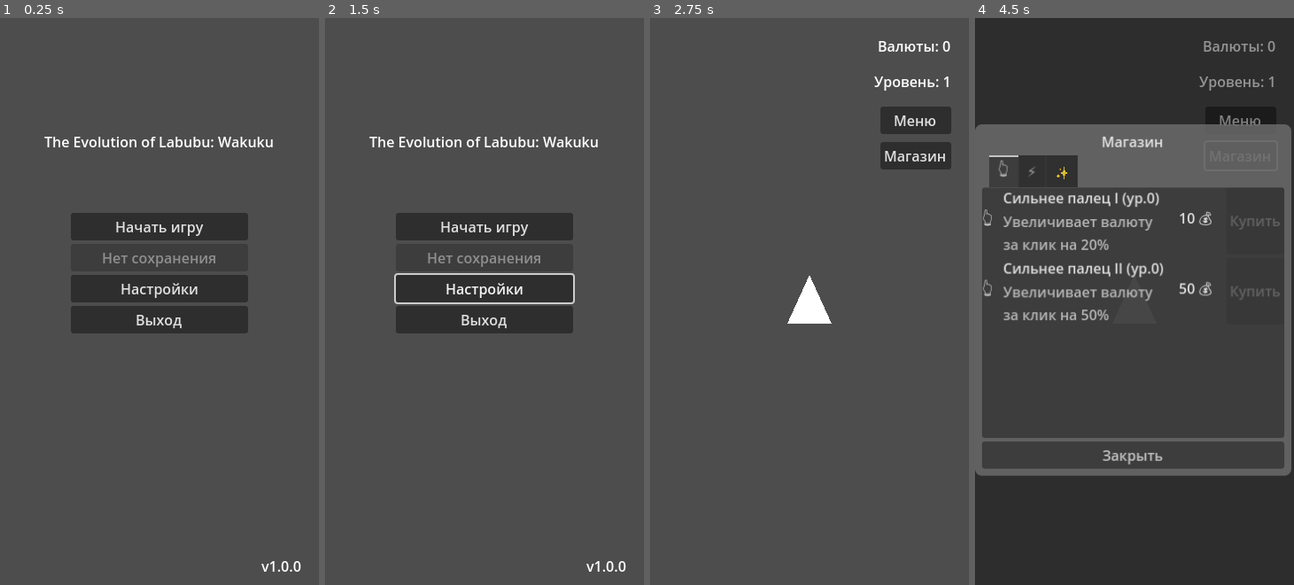
Above: before the commit, frames 1-4 (left to right).
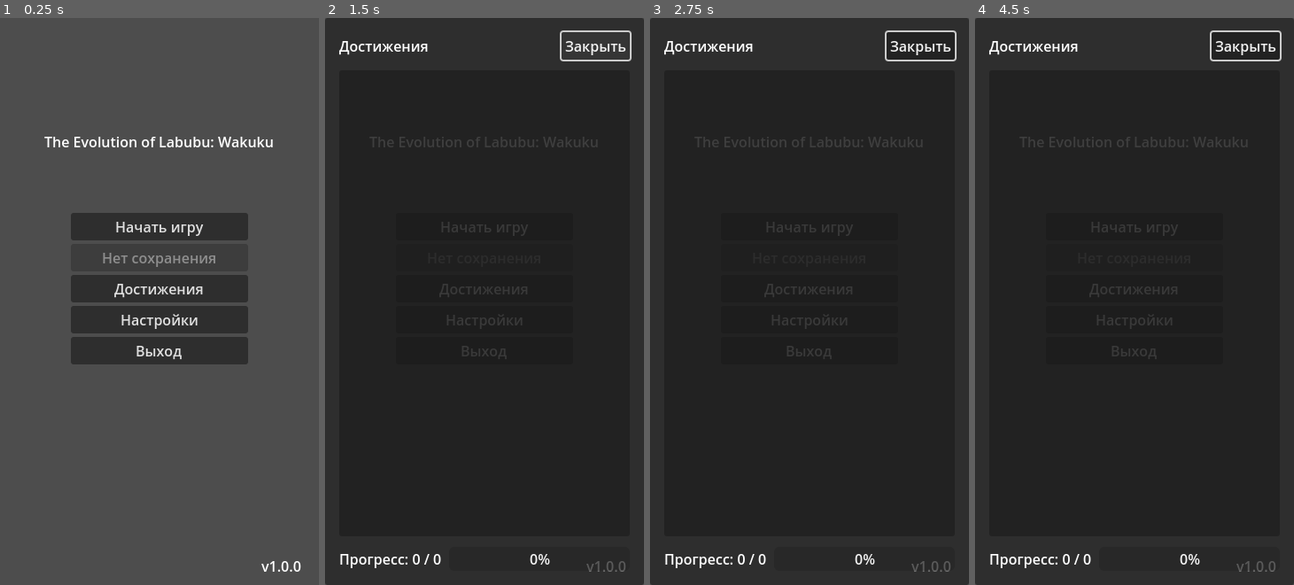
Above: after the commit, the same moments.

Repository: Common-ka/the-evolution-of-Labubu-Wakuku
Game: Godot game, scene res://scenes/main/main_menu.tscn
Same seed, same stepped clock (60 frames per second), same inputs: the game is played once before the commit and once after it.
Inputs (mouse positions are in pixels of both pictures, inside the frame that each line leads up to):
- Up to frame 1 (0.25 s): no input
- Up to frame 2 (1.5 s): click (484, 290) at 0.5 s, where only the run after the commit has a clickable "Достижения"; click (596, 46) at 1.25 s, where only the run after the commit has a clickable "Закрыть"
- Up to frame 3 (2.75 s): click "Начать игру" at 2 s
- Up to frame 4 (4.5 s): click (1239, 120) at 2.75 s, where only the run before the commit has a clickable "Меню"; click "Начать игру" at 3.5 s; click (1239, 154) at 4.25 s, where only the run before the commit has a clickable "Магазин"

The runs differ from the first frame. In frame 1, 3.3% of the frame differs, in the area x 22-78%, y 46-62%; in frame 2, 92%; in frame 3, 97%, in the area x 0-100%, y 0-100%; in frame 4, 56%.
Error after the commit: Parse Error: Unexpected "?" in source. If you want a ternary operator, use "truthy_value if true_condition else falsy_value". (res://scripts/ui/achievement_pan…

Commit message:
feat(ui): add AchievementPanel scene and script; add Achievements button in Main Menu and hook it to open panel

Diff:
--- a/scenes/main/main_menu.tscn
+++ b/scenes/main/main_menu.tscn
@@ -54,6 +54,10 @@
 layout_mode = 2
 text = "Продолжить"
 
+[node name="AchievementsButton" type="Button" parent="ButtonsContainer"]
+layout_mode = 2
+text = "Достижения"
+
 [node name="SettingsButton" type="Button" parent="ButtonsContainer"]
 layout_mode = 2
 text = "Настройки"
--- /dev/null
+++ b/scenes/ui/achievement_panel.tscn
@@ -0,0 +1,69 @@
+[gd_scene load_steps=2 format=3]
+
+[ext_resource type="Script" path="res://scripts/ui/achievement_panel.gd" id="1"]
+
+[node name="AchievementPanel" type="Control"]
+layout_mode = 3
+anchors_preset = 15
+anchor_right = 1.0
+anchor_bottom = 1.0
+grow_horizontal = 2
+grow_vertical = 2
+mouse_filter = 1
+script = ExtResource("1")
+
+[node name="Panel" type="Panel" parent="."]
+layout_mode = 1
+anchors_preset = 15
+anchor_right = 1.0
+anchor_bottom = 1.0
+grow_horizontal = 2
+grow_vertical = 2
+
+[node name="Margin" type="MarginContainer" parent="Panel"]
+layout_mode = 1
+anchors_preset = 15
+anchor_right = 1.0
+anchor_bottom = 1.0
+grow_horizontal = 2
+grow_vertical = 2
+theme_override_constants/margin_left = 16
+theme_override_constants/margin_top = 16
+theme_override_constants/margin_right = 16
+theme_override_constants/margin_bottom = 16
+
+[node name="Root" type="VBoxContainer" parent="Panel/Margin"]
+layout_mode = 2
+theme_override_constants/separation = 12
+
+[node name="Header" type="HBoxContainer" parent="Panel/Margin/Root"]
+layout_mode = 2
+theme_override_constants/separation = 8
+
+[node name="Title" type="Label" parent="Panel/Margin/Root/Header"]
+layout_mode = 2
+size_flags_horizontal = 3
+text = "Достижения"
+
+[node name="CloseButton" type="Button" parent="Panel/Margin/Root/Header"]
+layout_mode = 2
+text = "Закрыть"
+
+[node name="Tabs" type="TabContainer" parent="Panel/Margin/Root"]
+layout_mode = 2
+size_flags_horizontal = 3
+size_flags_vertical = 3
+
+[node name="Footer" type="HBoxContainer" parent="Panel/Margin/Root"]
+layout_mode = 2
+theme_override_constants/separation = 8
+
+[node name="ProgressLabel" type="Label" parent="Panel/Margin/Root/Footer"]
+layout_mode = 2
+text = "Прогресс: 0 / 0"
+
+[node name="ProgressBar" type="ProgressBar" parent="Panel/Margin/Root/Footer"]
+layout_mode = 2
+size_flags_horizontal = 3
+value = 0.0
+max_value = 1.0
--- /dev/null
+++ b/scripts/ui/achievement_panel.gd
@@ -0,0 +1,103 @@
+extends Control
+
+# Панель достижений: базовая логика и связывание с AchievementManager
+
+@onready var tab_container: TabContainer = $Panel/Margin/Root/Tabs
+@onready var progress_label: Label = $Panel/Margin/Root/Footer/ProgressLabel
+@onready var progress_bar: ProgressBar = $Panel/Margin/Root/Footer/ProgressBar
+@onready var close_button: Button = $Panel/Margin/Root/Header/CloseButton
+
+func _ready() -> void:
+    close_button.pressed.connect(_on_close_pressed)
+    _build_tabs()
+    _update_summary()
+
+func _on_close_pressed() -> void:
+    queue_free()
+
+func _build_tabs() -> void:
+    # Категории соответствуют ключам в achievements.json
+    var categories: Array[String] = [
+        "click_milestones",
+        "currency_milestones",
+        "upgrade_milestones",
+        "level_milestones"
+    ]
+
+    for category_id in categories:
+        var tab := Control.new()
+        tab.name = category_id
+
+        var scroll := ScrollContainer.new()
+        scroll.size_flags_horizontal = Control.SIZE_EXPAND_FILL
+        scroll.size_flags_vertical = Control.SIZE_EXPAND_FILL
+
+        var list := VBoxContainer.new()
+        list.size_flags_horizontal = Control.SIZE_EXPAND_FILL
+        list.size_flags_vertical = Control.SIZE_EXPAND_FILL
+        list.theme_override_constants.separation = 6
+
+        var items := AchievementManager.get_achievements_by_category(category_id)
+        for a in items:
+            var row := HBoxContainer.new()
+            row.size_flags_horizontal = Control.SIZE_EXPAND_FILL
+            row.theme_override_constants.separation = 8
+
+            var icon := Label.new()
+            icon.text = a.icon
+            icon.theme_override_font_sizes.font_size = 20
+
+            var name_label := Label.new()
+            name_label.text = a.name
+            name_label.size_flags_horizontal = Control.SIZE_EXPAND_FILL
+
+            var progress := ProgressBar.new()
+            progress.max_value = max(1, int(a.target))
+            # Попробуем получить текущий прогресс из типа
+            var current := 0
+            match a.type:
+                "cumulative_clicks":
+                    current = AchievementManager.progress.cumulative_clicks
+                "total_currency":
+                    current = AchievementManager.progress.total_currency
+                "upgrades_purchased":
+                    current = AchievementManager.progress.upgrades_purchased
+                "total_levels":
+                    current = AchievementManager.progress.total_levels
+            progress.value = clamp(current, 0, int(progress.max_value))
+            progress.size_flags_horizontal = Control.SIZE_EXPAND_FILL
+
+            var status := Label.new()
+            status.text = a.is_unlocked ? "✅" : "🔒"
+
+            row.add_child(icon)
+            row.add_child(name_label)
+            row.add_child(progress)
+            row.add_child(status)
+
+            list.add_child(row)
+
+        scroll.add_child(list)
+        tab.add_child(scroll)
+        tab_container.add_child(tab)
+        tab_container.set_tab_title(tab_container.get_tab_count() - 1, _get_category_title(category_id))
+
+func _get_category_title(category_id: String) -> String:
+    match category_id:
+        "click_milestones":
+            return "Клики"
+        "currency_milestones":
+            return "Валюта"
+        "upgrade_milestones":
+            return "Апгрейды"
+        "level_milestones":
+            return "Уровни"
+        _:
+            return category_id
+
+func _update_summary() -> void:
+    var unlocked := AchievementManager.get_unlocked_count()
+    var total := AchievementManager.get_total_count()
+    progress_label.text = "Прогресс: %d / %d" % [unlocked, total]
+    progress_bar.max_value = max(1, total)
+    progress_bar.value = unlocked
--- a/scripts/ui/main_menu.gd
+++ b/scripts/ui/main_menu.gd
@@ -5,6 +5,7 @@
 # Ссылки на кнопки
 @onready var start_button: Button = $ButtonsContainer/StartButton
 @onready var continue_button: Button = $ButtonsContainer/ContinueButton
+@onready var achievements_button: Button = $ButtonsContainer/AchievementsButton
 @onready var settings_button: Button = $ButtonsContainer/SettingsButton
 @onready var quit_button: Button = $ButtonsContainer/QuitButton
 
@@ -12,6 +13,7 @@
 	# Подключение сигналов кнопок
 	start_button.pressed.connect(_on_start_button_pressed)
 	continue_button.pressed.connect(_on_continue_button_pressed)
+	achievements_button.pressed.connect(_on_achievements_button_pressed)
 	settings_button.pressed.connect(_on_settings_button_pressed)
 	quit_button.pressed.connect(_on_quit_button_pressed)
 
@@ -38,6 +40,12 @@
 	# Переходим к игровой сцене
 	change_scene_to_game()
 
+func _on_achievements_button_pressed() -> void:
+	print("Открываем панель достижений")
+	var panel = load("res://scenes/ui/achievement_panel.tscn").instantiate()
+	add_child(panel)
+	panel.show()
+
 # Обработка нажатия "Настройки"
 func _on_settings_button_pressed() -> void:
 	print("Открываем настройки")
